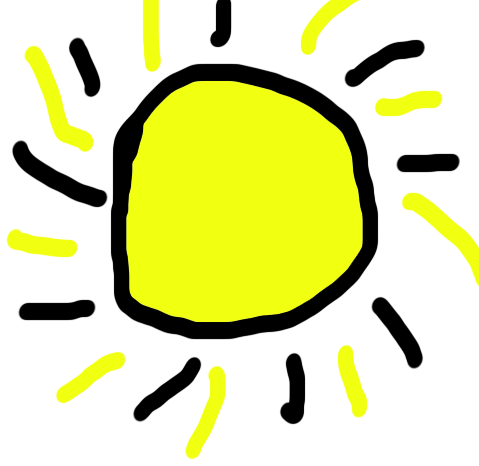
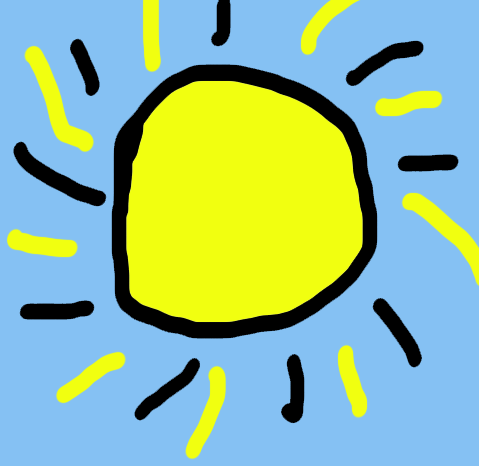
Layered file, before and after one edit (479px x 466px). Changes by layer:
painted on "Background" over bbox(0, 0, 479, 466)
